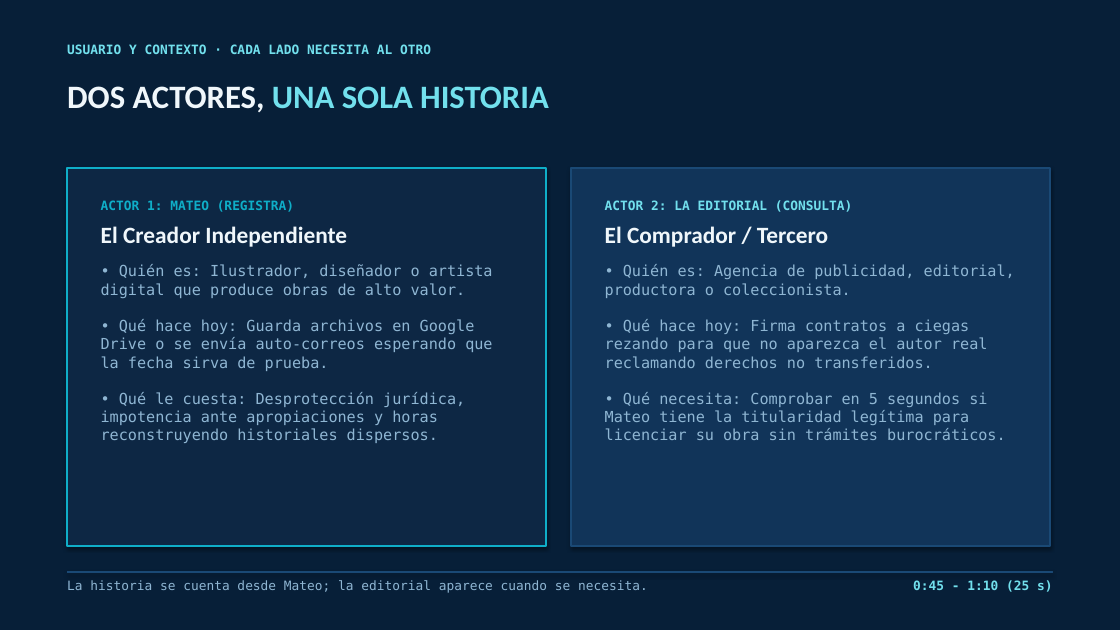
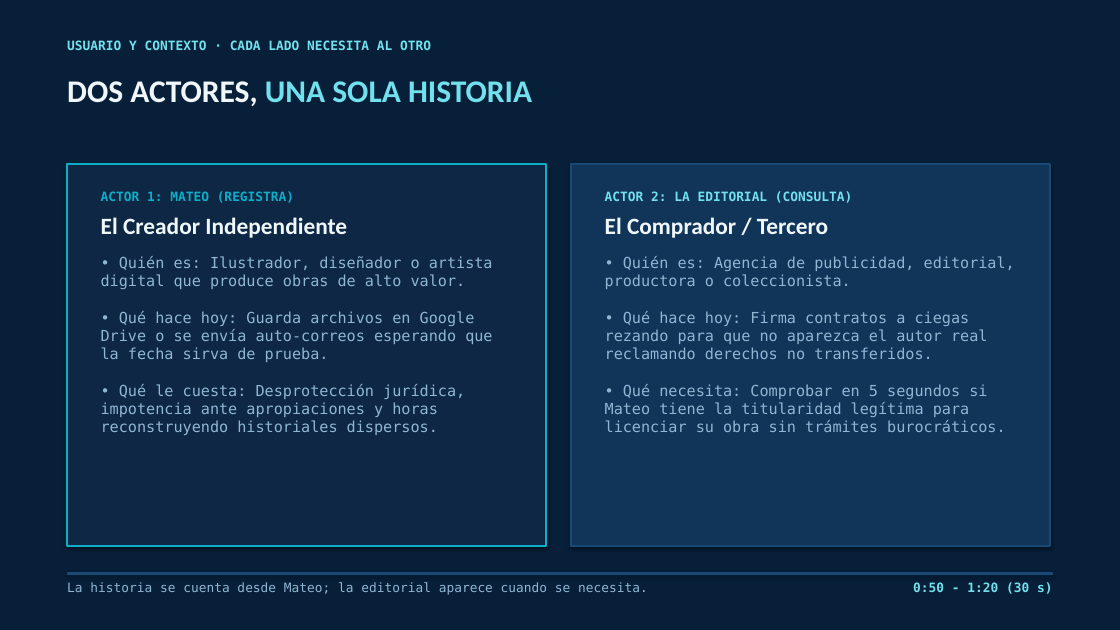
Before and after one commit to aeh-bonilla/authority, a slide deck: slide 3 of docs/semana5/Authory_Demo_Day_Stellar.pptx. Drawn at 1120x630 pixels with LibreOffice and Linux fonts; fonts in the diff are those of the drawing. Boxes give left, top, right and bottom in pixels: in the first picture for what was removed or moved away, otherwise in the second. Text is boxed around its words. In the diff, an @@ line names an element or a change of style, - is before the commit and + after.

```diff
--- a/docs/semana5/Authory_Demo_Day_Stellar.pptx
+++ b/docs/semana5/Authory_Demo_Day_Stellar.pptx
@@ text "USUARIO Y CONTEXTO · CADA ...": place and size @@
-text "USUARIO Y CONTEXTO · CADA ..." at (67,44,431,54)
+text "USUARIO Y CONTEXTO · CADA ..." at (67,40,431,50)
@@ text "DOS ACTORES, UNA SOLA HISTORIA" at (67,81,532,106): size 28 to 27 pt @@
@@ rectangle: place and size @@
-rectangle at (67,168,546,546)
+rectangle at (67,164,546,546)
@@ rectangle: place and size @@
-rectangle at (571,168,1050,546)
+rectangle at (571,164,1050,546)
@@ text "ACTOR 1: MATEO (REGISTRA)": place and size @@
-text "ACTOR 1: MATEO (REGISTRA)" at (101,200,493,443)
+text "ACTOR 1: MATEO (REGISTRA)" at (101,191,493,435)
@@ text "ACTOR 2: LA EDITORIAL (CONSULTA)": place and size @@
-text "ACTOR 2: LA EDITORIAL (CONSULTA)" at (605,200,1015,440)
+text "ACTOR 2: LA EDITORIAL (CONSULTA)" at (605,191,1015,432)
@@ text at (913,582,1052,594): text changed @@
-0:45 - 1:10 (25 s)
+0:50 - 1:20 (30 s)
```
Also in this commit, not shown: 7 other slides changed, 1 slide added, 3 other files.
